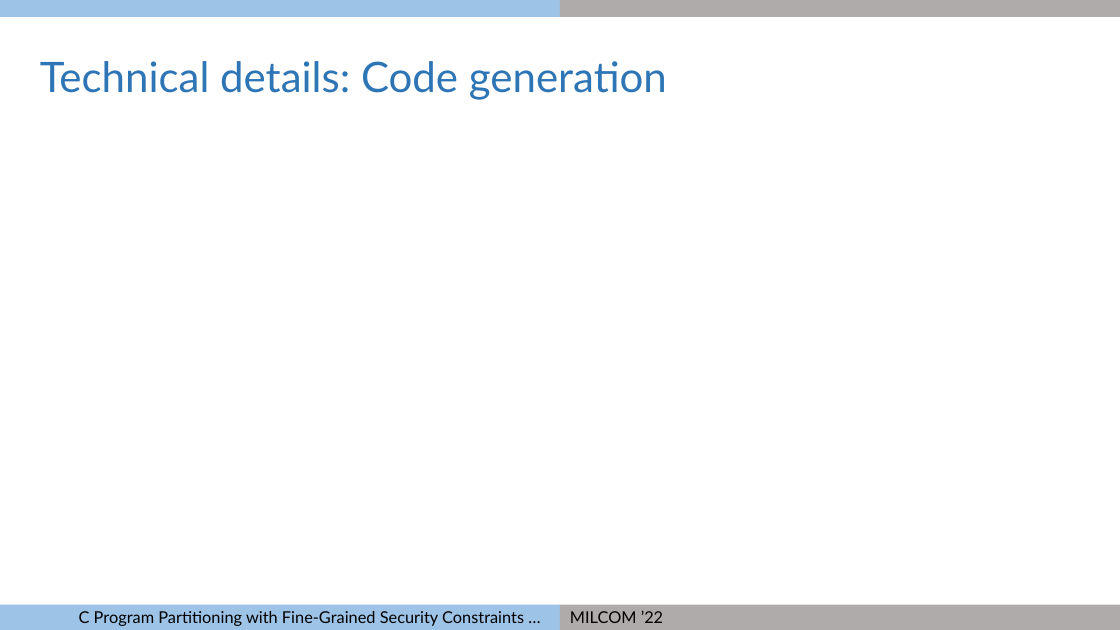
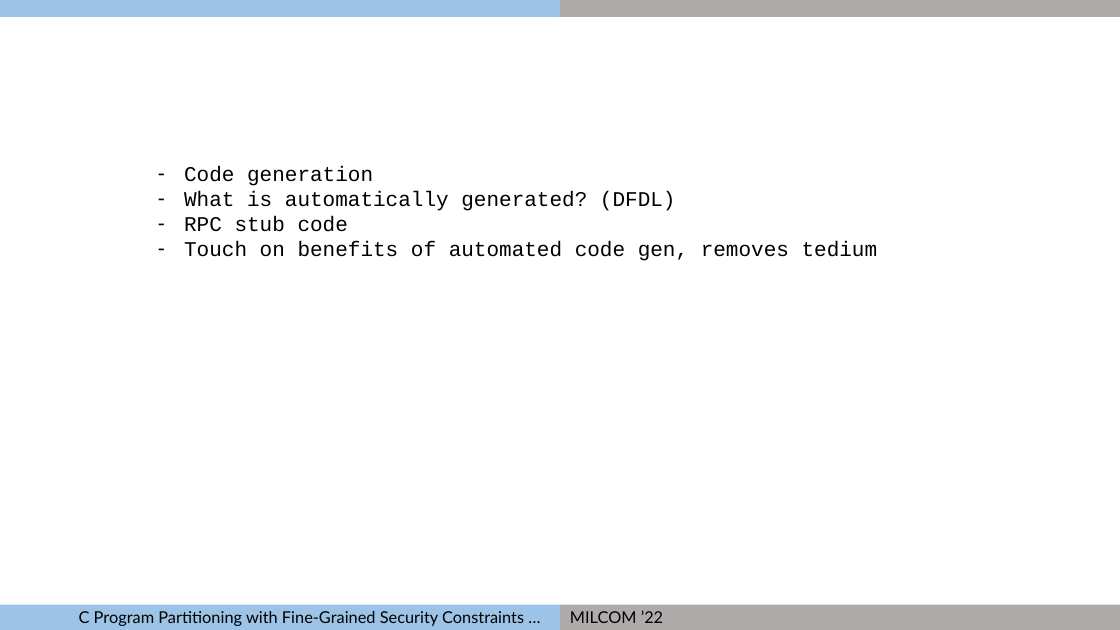
Before and after one commit to gaps-closure/ect, a slide deck: slide 17 of milcom-2022.pptx (slide 16 before the commit). Drawn at 1120x630 pixels with LibreOffice and Linux fonts; fonts in the diff are those of the drawing. Boxes give left, top, right and bottom in pixels: in the first picture for what was removed or moved away, otherwise in the second. Text is boxed around its words. In the diff, an @@ line names an element or a change of style, - is before the commit and + after.

```diff
--- a/milcom-2022.pptx
+++ b/milcom-2022.pptx
@@ text removed at [40,61,667,100] @@
-Technical details: Code generation
@@ text added at [184,166,878,261], 18 pt, text #000000 @@
+– Code generation
+– What is automatically generated? (DFDL)
+– RPC stub code
+– Touch on benefits of automated code gen, removes tedium
```
Also in this commit, not shown: 10 other slides changed, 8 slides added, 13 slides removed, 1 other file.
